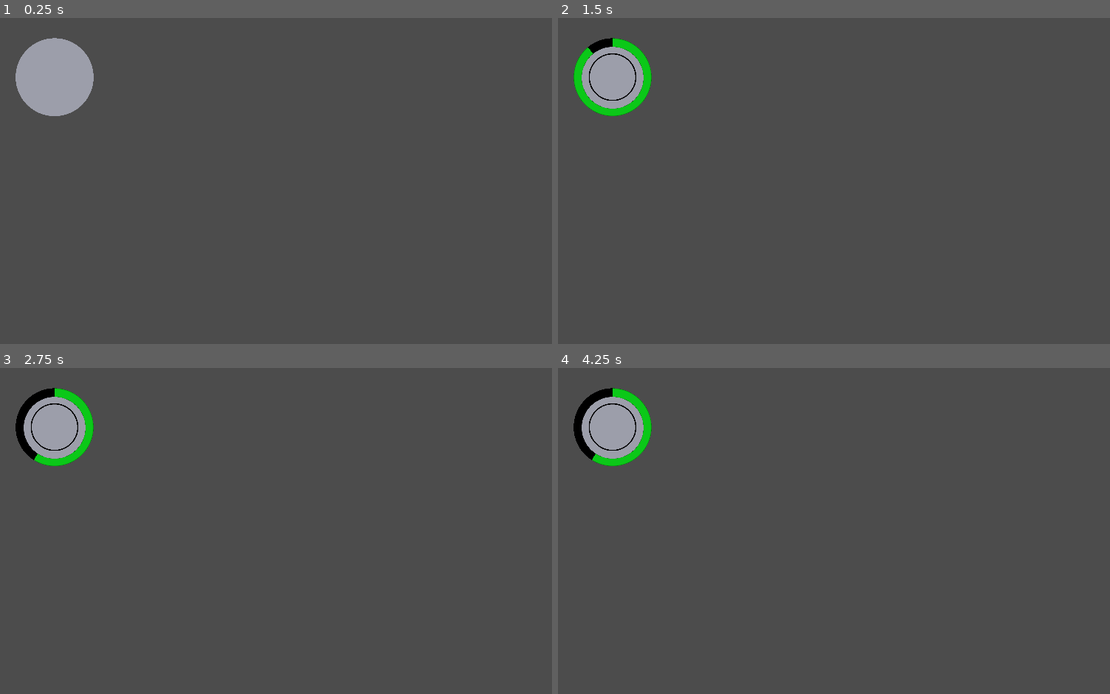
Above: before the commit, frames 1-4 (two rows, left to right).
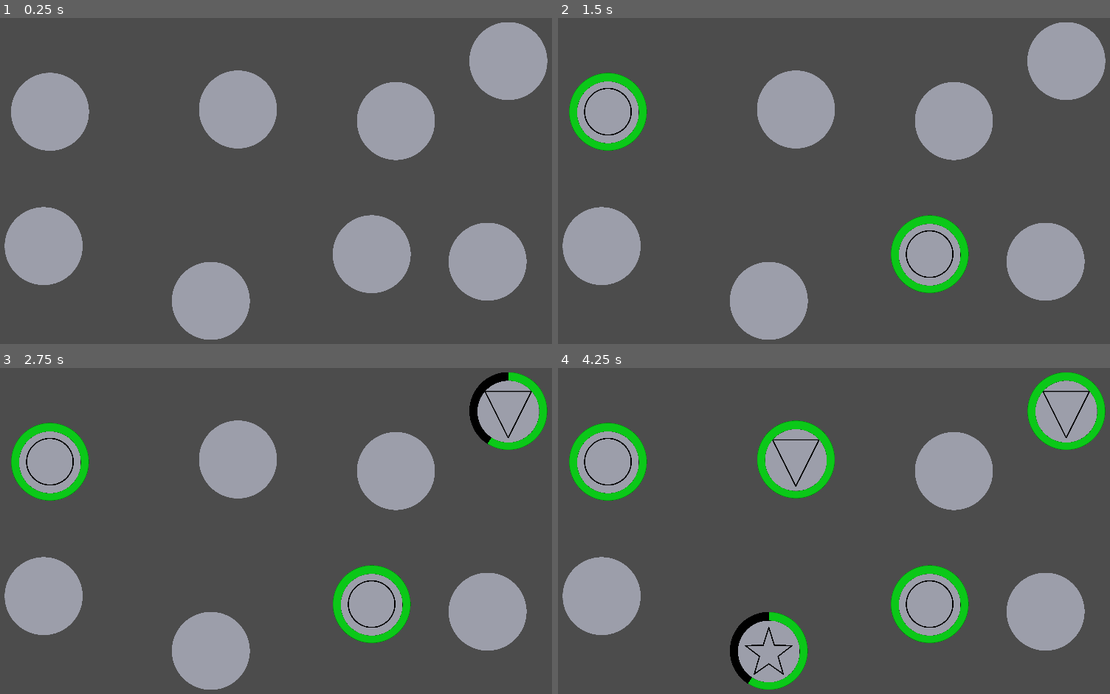
Above: after the commit, the same moments.

Repository: CM-beynon/ItCameFromSaturn
Game: Godot game, scene res://Scenes/Circuit.tscn
Two runs of this game, one before a commit and one after it. Both use one fixed random seed, a clock stepped at 60 frames per second and the inputs below. This scene is started directly instead of the project's main scene.
Inputs (mouse positions are in pixels of both pictures, inside the frame that each line leads up to; where the layout moved, square brackets give the same spot in the first picture):
- Up to frame 1 (0.25 s): no input
- Up to frame 2 (1.5 s): click (607, 112) [613, 76] at 0.5 s; click (927, 252) [613, 76] at 1.25 s
- Up to frame 3 (2.75 s): click (507, 410) [55, 426] at 2 s
- Up to frame 4 (4.25 s): click (795, 459) [613, 426] at 2.75 s; click (767, 651) [613, 426] at 3.5 s

The runs differ from the first frame. In frame 1, 22% of the frame differs, in the area x 0-100%, y 1-99%; in frame 2, 22%; in frame 3, 22%; in frame 4, 22%.

Commit message:
Finished minigame

Diff:
--- a/Scenes/Circuit.gd
+++ b/Scenes/Circuit.gd
@@ -5,6 +5,8 @@
 var INACTIVE = 0
 var ACTIVE = 1
 var SOLVED = 2
+
+var rng = RandomNumberGenerator.new()
 
 var elementStates = [
 	[INACTIVE, INACTIVE],
@@ -20,28 +22,69 @@
 	[get_node("Lightning1"), get_node("Lightning2")]
 ]
 
+var curActive = [-1, -1]
+
 # Called when the node enters the scene tree for the first time.
 func _ready():
-	pass # Replace with function body.
+	shuffleElements()
 
 func _on_element_pressed(shape, id):
-	var curNode = elementNodes[shape][id-1]
-	curNode.timer.set_wait_time(WAIT_TIME)
-	curNode.timer.start()
-
-	# code for checking match
 	if (_hasMatch(shape, id)):
 		_connectElements((shape))
+		if (hasWon()):
+			winState()
 	else:
+		var curNode = elementNodes[shape][id-1]
+		curNode.timer.set_wait_time(WAIT_TIME)
+		curNode.timer.start()
 		curNode.activeTime = 100
 		curNode.activeTimeIndicator.visible = true
 		curNode.set_pressed(true)
 		elementStates[shape][id-1] = ACTIVE
 
+		if curActive[0] != -1:
+			curNode = elementNodes[curActive[0]][curActive[1]]
+			curNode.activeTime = 0
+			curNode.activeTimeIndicator.visible = false
+			curNode.set_pressed(false)
+			elementStates[curActive[0]][curActive[1]] = INACTIVE
+
+		curActive = [shape, id-1]
+
+func shuffleElements():
+	var offset = -202.5
+	var pos = range(8)
+	pos.shuffle()
+	for shape in range(4):
+		for id in range(2):
+			var row = pos[shape*2 + id] / 4
+			var col = pos[shape*2 + id] % 4
+			var curNode = elementNodes[shape][id]
+			curNode.set_global_position(Vector2(
+				col * 256 + rng.randi_range(0, 134) + offset,
+				row * 300 + rng.randi_range(0, 134) + offset
+				))
 
 func _hasMatch(shape, id):
-	pass
-
+	return elementStates[shape][id%2] == 1
 
 func _connectElements(shape):
-	pass
+	for i in range(2):
+		var curNode = elementNodes[shape][i]
+		curNode.set_disabled(true)
+		curNode.timer.stop()
+		curNode.activeTime = 100
+		curNode.activeTimeIndicator.visible = true
+
+		elementStates[shape][i] = SOLVED
+
+	curActive = [-1, -1]
+
+func hasWon():
+	for shape in range(4):
+		if elementStates[shape][0] != SOLVED:
+			return false
+	return true
+
+func winState():
+	get_node("Win Message").visible = true
--- a/Scenes/Circuit.tscn
+++ b/Scenes/Circuit.tscn
@@ -7,9 +7,23 @@
 [ext_resource path="res://Scenes/Element.gd" type="Script" id=5]
 [ext_resource path="res://Scenes/Circuit.gd" type="Script" id=6]
 [ext_resource path="res://Scenes/ActiveTimeIndicator.gd" type="Script" id=7]
+[ext_resource path="res://ASSETS/Sprites/Circuit/triangle.png" type="Texture" id=8]
+[ext_resource path="res://ASSETS/Sprites/Circuit/star.png" type="Texture" id=9]
+[ext_resource path="res://ASSETS/Sprites/Circuit/lightning.png" type="Texture" id=10]
 
 [node name="Circuit" type="Node2D"]
 script = ExtResource( 6 )
+
+[node name="Win Message" type="Label" parent="."]
+visible = false
+margin_left = 450.0
+margin_top = 276.0
+margin_right = 516.0
+margin_bottom = 290.0
+text = "STAN LOONA"
+__meta__ = {
+"_edit_use_anchors_": false
+}
 
 [node name="Circle1" type="TextureButton" parent="."]
 margin_left = -158.0
@@ -20,6 +34,7 @@
 rect_pivot_offset = Vector2( 270, 270 )
 texture_normal = ExtResource( 1 )
 texture_pressed = ExtResource( 4 )
+texture_disabled = ExtResource( 4 )
 script = ExtResource( 5 )
 __meta__ = {
 "_edit_use_anchors_": false
@@ -35,6 +50,202 @@
 script = ExtResource( 7 )
 
 [node name="Timer" type="Timer" parent="Circle1"]
+
+[node name="Circle2" type="TextureButton" parent="."]
+margin_left = 12.0
+margin_top = -162.0
+margin_right = 553.0
+margin_bottom = 379.0
+rect_scale = Vector2( 0.25, 0.25 )
+rect_pivot_offset = Vector2( 270, 270 )
+texture_normal = ExtResource( 1 )
+texture_pressed = ExtResource( 4 )
+texture_disabled = ExtResource( 4 )
+script = ExtResource( 5 )
+__meta__ = {
+"_edit_use_anchors_": false
+}
+
+[node name="ActiveTimeIndicator" type="TextureProgress" parent="Circle2"]
+visible = false
+margin_right = 40.0
+margin_bottom = 40.0
+texture_under = ExtResource( 2 )
+texture_progress = ExtResource( 3 )
+fill_mode = 4
+script = ExtResource( 7 )
+
+[node name="Timer" type="Timer" parent="Circle2"]
+
+[node name="Triangle1" type="TextureButton" parent="."]
+margin_left = -156.0
+margin_top = 12.0
+margin_right = 385.0
+margin_bottom = 553.0
+rect_scale = Vector2( 0.25, 0.25 )
+rect_pivot_offset = Vector2( 270, 270 )
+texture_normal = ExtResource( 1 )
+texture_pressed = ExtResource( 8 )
+texture_disabled = ExtResource( 8 )
+script = ExtResource( 5 )
+__meta__ = {
+"_edit_use_anchors_": false
+}
+
+[node name="ActiveTimeIndicator" type="TextureProgress" parent="Triangle1"]
+visible = false
+margin_right = 40.0
+margin_bottom = 40.0
+texture_under = ExtResource( 2 )
+texture_progress = ExtResource( 3 )
+fill_mode = 4
+script = ExtResource( 7 )
+
+[node name="Timer" type="Timer" parent="Triangle1"]
+
+[node name="Triangle2" type="TextureButton" parent="."]
+margin_left = 13.0
+margin_top = 13.0
+margin_right = 554.0
+margin_bottom = 554.0
+rect_scale = Vector2( 0.25, 0.25 )
+rect_pivot_offset = Vector2( 270, 270 )
+texture_normal = ExtResource( 1 )
+texture_pressed = ExtResource( 8 )
+texture_disabled = ExtResource( 8 )
+script = ExtResource( 5 )
+__meta__ = {
+"_edit_use_anchors_": false
+}
+
+[node name="ActiveTimeIndicator" type="TextureProgress" parent="Triangle2"]
+visible = false
+margin_right = 40.0
+margin_bottom = 40.0
+texture_under = ExtResource( 2 )
+texture_progress = ExtResource( 3 )
+fill_mode = 4
+script = ExtResource( 7 )
+
+[node name="Timer" type="Timer" parent="Triangle2"]
+
+[node name="Star1" type="TextureButton" parent="."]
+margin_left = 438.5
+margin_top = -140.5
+margin_right = 979.5
+margin_bottom = 400.5
+rect_scale = Vector2( 0.25, 0.25 )
+rect_pivot_offset = Vector2( 270, 270 )
+texture_normal = ExtResource( 1 )
+texture_pressed = ExtResource( 9 )
+texture_disabled = ExtResource( 9 )
+script = ExtResource( 5 )
+__meta__ = {
+"_edit_use_anchors_": false
+}
+
+[node name="ActiveTimeIndicator" type="TextureProgress" parent="Star1"]
+visible = false
+margin_right = 40.0
+margin_bottom = 40.0
+texture_under = ExtResource( 2 )
+texture_progress = ExtResource( 3 )
+fill_mode = 4
+script = ExtResource( 7 )
+
+[node name="Timer" type="Timer" parent="Star1"]
+
+[node name="Star2" type="TextureButton" parent="."]
+margin_left = 607.5
+margin_top = -139.5
+margin_right = 1148.5
+margin_bottom = 401.5
+rect_scale = Vector2( 0.25, 0.25 )
+rect_pivot_offset = Vector2( 270, 270 )
+texture_normal = ExtResource( 1 )
+texture_pressed = ExtResource( 9 )
+texture_disabled = ExtResource( 9 )
+script = ExtResource( 5 )
+__meta__ = {
+"_edit_use_anchors_": false
+}
+
+[node name="ActiveTimeIndicator" type="TextureProgress" parent="Star2"]
+visible = false
+margin_right = 40.0
+margin_bottom = 40.0
+texture_under = ExtResource( 2 )
+texture_progress = ExtResource( 3 )
+fill_mode = 4
+script = ExtResource( 7 )
+
+[node name="Timer" type="Timer" parent="Star2"]
+
+[node name="Lightning1" type="TextureButton" parent="."]
+margin_left = 450.0
+margin_top = 78.0
+margin_right = 991.0
+margin_bottom = 619.0
+rect_scale = Vector2( 0.25, 0.25 )
+rect_pivot_offset = Vector2( 270, 270 )
+texture_normal = ExtResource( 1 )
+texture_pressed = ExtResource( 10 )
+texture_disabled = ExtResource( 10 )
+script = ExtResource( 5 )
+__meta__ = {
+"_edit_use_anchors_": false
+}
+
+[node name="ActiveTimeIndicator" type="TextureProgress" parent="Lightning1"]
+visible = false
+margin_right = 40.0
+margin_bottom = 40.0
+texture_under = ExtResource( 2 )
+texture_progress = ExtResource( 3 )
+fill_mode = 4
+script = ExtResource( 7 )
+
+[node name="Timer" type="Timer" parent="Lightning1"]
+
+[node name="Lightning2" type="TextureButton" parent="."]
+margin_left = 606.0
+margin_top = 83.0
+margin_right = 1147.0
+margin_bottom = 624.0
+rect_scale = Vector2( 0.25, 0.25 )
+rect_pivot_offset = Vector2( 270, 270 )
+texture_normal = ExtResource( 1 )
+texture_pressed = ExtResource( 10 )
+texture_disabled = ExtResource( 10 )
+script = ExtResource( 5 )
+__meta__ = {
+"_edit_use_anchors_": false
+}
+
+[node name="ActiveTimeIndicator" type="TextureProgress" parent="Lightning2"]
+visible = false
+margin_right = 40.0
+margin_bottom = 40.0
+texture_under = ExtResource( 2 )
+texture_progress = ExtResource( 3 )
+fill_mode = 4
+script = ExtResource( 7 )
+
+[node name="Timer" type="Timer" parent="Lightning2"]
 
 [connection signal="pressed" from="Circle1" to="." method="_on_element_pressed" binds= [ 0, 1 ]]
 [connection signal="timeout" from="Circle1/Timer" to="Circle1" method="_on_Timer_timeout" binds= [ 0, 1 ]]
+[connection signal="pressed" from="Circle2" to="." method="_on_element_pressed" binds= [ 0, 2 ]]
+[connection signal="timeout" from="Circle2/Timer" to="Circle2" method="_on_Timer_timeout" binds= [ 0, 2 ]]
+[connection signal="pressed" from="Triangle1" to="." method="_on_element_pressed" binds= [ 1, 1 ]]
+[connection signal="timeout" from="Triangle1/Timer" to="Triangle1" method="_on_Timer_timeout" binds= [ 1, 1 ]]
+[connection signal="pressed" from="Triangle2" to="." method="_on_element_pressed" binds= [ 1, 2 ]]
+[connection signal="timeout" from="Triangle2/Timer" to="Triangle2" method="_on_Timer_timeout" binds= [ 1, 2 ]]
+[connection signal="pressed" from="Star1" to="." method="_on_element_pressed" binds= [ 2, 1 ]]
+[connection signal="timeout" from="Star1/Timer" to="Star1" method="_on_Timer_timeout" binds= [ 2, 1 ]]
+[connection signal="pressed" from="Star2" to="." method="_on_element_pressed" binds= [ 2, 2 ]]
+[connection signal="timeout" from="Star2/Timer" to="Star2" method="_on_Timer_timeout" binds= [ 1, 2 ]]
+[connection signal="pressed" from="Lightning1" to="." method="_on_element_pressed" binds= [ 3, 1 ]]
+[connection signal="timeout" from="Lightning1/Timer" to="Lightning1" method="_on_Timer_timeout" binds= [ 3, 1 ]]
+[connection signal="pressed" from="Lightning2" to="." method="_on_element_pressed" binds= [ 3, 2 ]]
+[connection signal="timeout" from="Lightning2/Timer" to="Lightning2" method="_on_Timer_timeout" binds= [ 3, 2 ]]
Not shown: 1 places in Scenes/Circuit.tscn that only renumber resources
